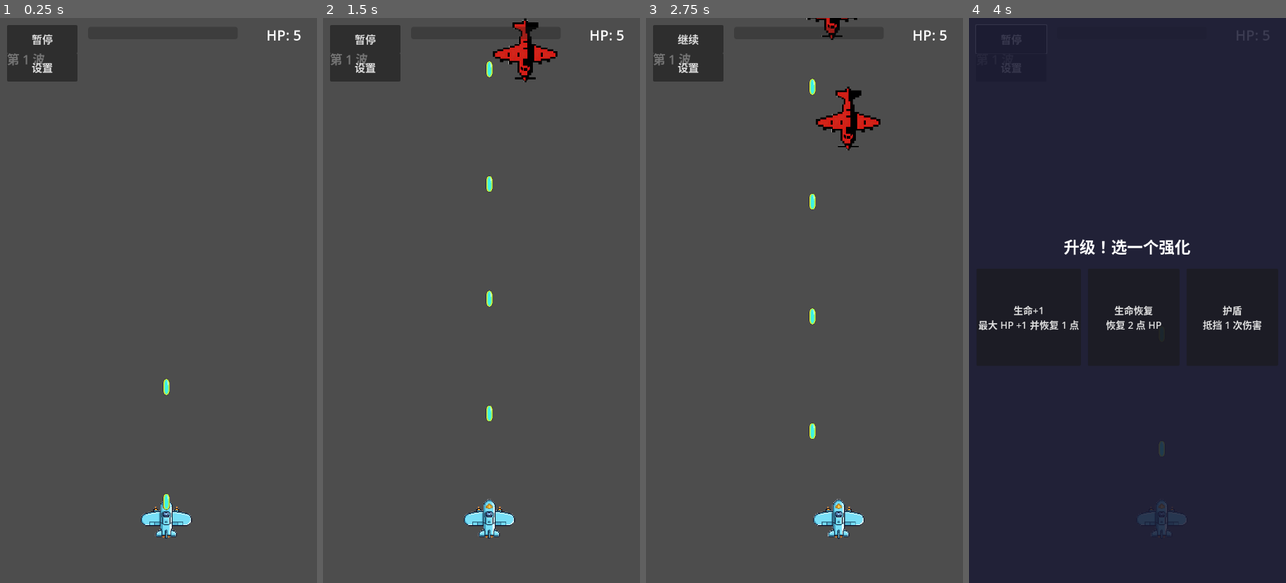
Above: before the commit, frames 1-4 (left to right).
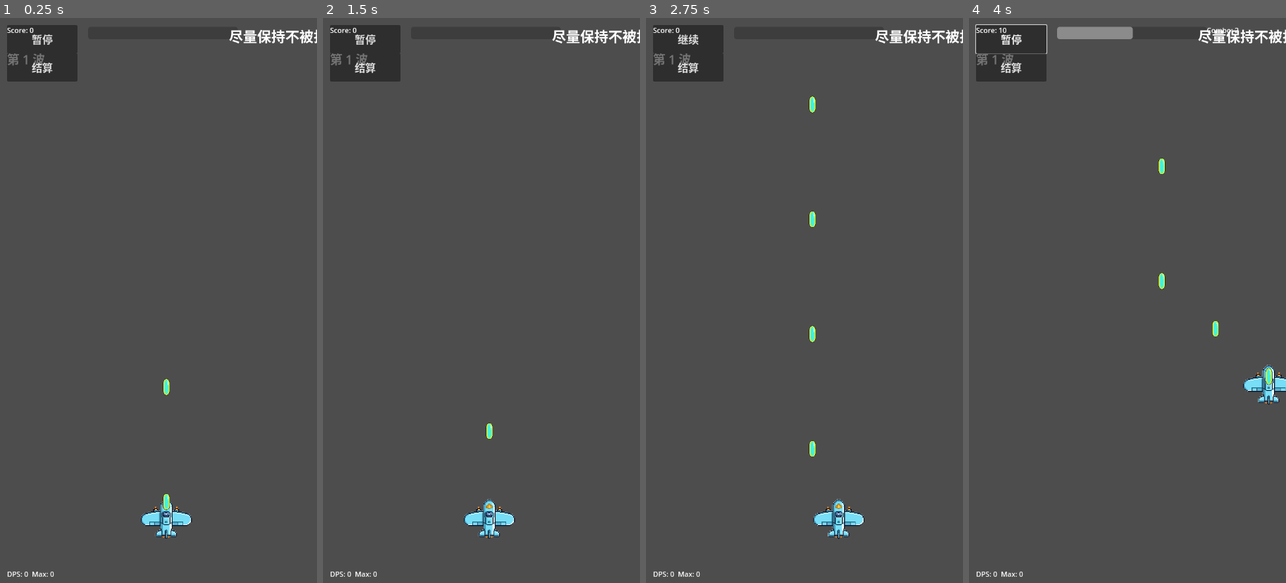
Above: after the commit, the same moments.

Repository: qingzhixing/plane-war
Game: Godot game, scene res://scenes/Main.tscn
Two runs of this game, one before a commit and one after it. Both use one fixed random seed, a clock stepped at 60 frames per second and the inputs below. Sound files missing from this copy of the repository are replaced by a short silence.
Inputs (mouse positions are in pixels of both pictures, inside the frame that each line leads up to):
- Up to frame 1 (0.25 s): no input
- Up to frame 2 (1.5 s): click "设置" (after the commit: "结算") at 0.5 s; click (481, 317) at 1.25 s, where only the run after the commit has a clickable "重新开始"
- Up to frame 3 (2.75 s): tap Enter at 2 s; move the mouse to (874, 272) at 2.02 s; hold D from 2.03 s (still down); tap P at 2.1 s; click (874, 272) at 2.17 s
- Up to frame 4 (4 s): release D at 2.75 s; click "继续" at 2.75 s; drag from (1064, 328) to (1171, 193) at 3.52 s

The runs differ from the first frame. In frame 1, 0.6% of the frame differs, in the area x 2-100%, y 1-99%; in frame 2, 1.8%; in frame 3, 2.1%; in frame 4, 98%, in the area x 0-100%, y 0-100%.

Commit message:
🎮 UPDATE: 移除HP机制并调整战斗反馈与HUD
- 移除玩家HP条，受击不再导致Game Over，改为通过连击断掉和评分下降体现惩罚。
- 更新HUD以显示分数、连击和DPS，增加提示信息以鼓励玩家保持高连击。
- 新增主菜单按钮，调整游戏结束界面逻辑。

Made-with: Cursor

Diff:
--- a/scripts/game_over.gd
+++ b/scripts/game_over.gd
@@ -9,6 +9,7 @@
 var _label: Label
 var _continue_btn: Button
 var _restart_btn: Button
+var _main_menu_btn: Button
 
 func _ready() -> void:
 	add_to_group("game_over_ui")
@@ -32,6 +33,7 @@
 		_label = vbox.get_node_or_null("Label") as Label
 		_continue_btn = vbox.get_node_or_null("ContinueButton") as Button
 		_restart_btn = vbox.get_node_or_null("RestartButton") as Button
+		_main_menu_btn = vbox.get_node_or_null("MainMenuButton") as Button
 	else:
 		return
 
@@ -43,6 +45,8 @@
 
 	if _restart_btn != null:
 		_restart_btn.pressed.connect(_on_restart_pressed)
+	if _main_menu_btn != null:
+		_main_menu_btn.pressed.connect(_on_main_menu_pressed)
 
 func show_game_over() -> void:
 	# 更新结算信息：以评分与表现为核心
@@ -57,8 +61,9 @@
 		if lines.is_empty():
 			lines.append("Battle Summary")
 		_label.text = "\n".join(lines)
+	# 新规则下不再提供“继续游玩”
 	if _continue_btn != null:
-		_continue_btn.visible = _main != null and _main.has_method("can_continue") and _main.can_continue()
+		_continue_btn.visible = false
 	var root := get_node_or_null("Root")
 	if root is Control:
 		root.visible = true
@@ -84,3 +89,14 @@
 func _on_restart_pressed() -> void:
 	get_tree().paused = false
 	get_tree().reload_current_scene()
+
+
+func _on_main_menu_pressed() -> void:
+	get_tree().paused = false
+	var tree := get_tree()
+	if tree == null:
+		return
+	var err := tree.change_scene_to_file("res://scenes/MainMenu.tscn")
+	if err != OK:
+		# 如果主菜单场景路径不同，保底行为为重新加载当前场景
+		tree.reload_current_scene()
--- a/scripts/hud.gd
+++ b/scripts/hud.gd
@@ -4,7 +4,7 @@
 
 var _player: Node = null
 var _main: Node = null
-var _label: Label
+var _info_label: Label
 var _wave_label: Label
 var _exp_bar: ProgressBar
 var _pause_button: Button
@@ -13,26 +13,56 @@
 var _score_label: Label
 var _combo_label: Label
 var _dps_label: Label
+var _end_run_button: Button
 
 func _ready() -> void:
 	if player_path != NodePath(""):
 		_player = get_node(player_path)
 	_main = get_parent()
 
-	# HP 与护盾（同一行）
-	_label = $Root/HpLabel
-	_label.mouse_filter = Control.MOUSE_FILTER_IGNORE
+	# 顶部文本标签（原用于显示 HP，现作为提示文字使用）
+	_info_label = $Root/HpLabel
+	_info_label.mouse_filter = Control.MOUSE_FILTER_IGNORE
 
-	# 分数 / 连击 / DPS（若存在）
+	# 分数 / 连击 / DPS 标签（若场景中不存在，则在代码里创建）
 	_score_label = $Root.get_node_or_null("ScoreLabel")
-	if _score_label != null:
-		_score_label.mouse_filter = Control.MOUSE_FILTER_IGNORE
+	if _score_label == null:
+		_score_label = Label.new()
+		_score_label.name = "ScoreLabel"
+		_score_label.text = "Score: 0"
+		_score_label.anchor_left = 0.0
+		_score_label.anchor_top = 0.0
+		_score_label.anchor_right = 0.0
+		_score_label.anchor_bottom = 0.0
+		_score_label.position = Vector2(16, 16)
+		$Root.add_child(_score_label)
+	_score_label.mouse_filter = Control.MOUSE_FILTER_IGNORE
+
 	_combo_label = $Root.get_node_or_null("ComboLabel")
-	if _combo_label != null:
-		_combo_label.mouse_filter = Control.MOUSE_FILTER_IGNORE
+	if _combo_label == null:
+		_combo_label = Label.new()
+		_combo_label.name = "ComboLabel"
+		_combo_label.text = ""
+		_combo_label.anchor_left = 1.0
+		_combo_label.anchor_top = 0.0
+		_combo_label.anchor_right = 1.0
+		_combo_label.anchor_bottom = 0.0
+		_combo_label.position = Vector2(-180, 16)
+		$Root.add_child(_combo_label)
+	_combo_label.mouse_filter = Control.MOUSE_FILTER_IGNORE
+
 	_dps_label = $Root.get_node_or_null("DpsLabel")
-	if _dps_label != null:
-		_dps_label.mouse_filter = Control.MOUSE_FILTER_IGNORE
+	if _dps_label == null:
+		_dps_label = Label.new()
+		_dps_label.name = "DpsLabel"
+		_dps_label.text = ""
+		_dps_label.anchor_left = 0.0
+		_dps_label.anchor_top = 1.0
+		_dps_label.anchor_right = 0.0
+		_dps_label.anchor_bottom = 1.0
+		_dps_label.position = Vector2(16, -32)
+		$Root.add_child(_dps_label)
+	_dps_label.mouse_filter = Control.MOUSE_FILTER_IGNORE
 
 	# 波次
 	_wave_label = $Root/WaveLabel
@@ -51,7 +81,13 @@
 
 	# 设置按钮：打开设置界面，但不改变当前暂停状态
 	_settings_button = $Root/SettingsButton
+	_settings_button.text = "结算"
 	_settings_button.pressed.connect(_on_settings_button_pressed)
+
+	# 提前结算按钮（可选）
+	_end_run_button = $Root.get_node_or_null("EndRunButton")
+	if _end_run_button != null:
+		_end_run_button.pressed.connect(_on_end_run_pressed)
 
 func _process(_delta: float) -> void:
 	if is_instance_valid(_main) and _main.has_method("get_exp") and _main.has_method("get_exp_to_next"):
@@ -63,36 +99,35 @@
 		if _main.has_method("is_boss_spawned") and _main.is_boss_spawned():
 			wave_text = "%s - Boss" % wave_text
 		_wave_label.text = wave_text
-	if not is_instance_valid(_player):
-		_label.text = "HP: 0"
-		return
-
-	if _player.has_method("get_hp"):
-		var hp := clampi(_player.get_hp(), 0, 99)
-		var part: String = "HP: %d" % hp
-		if _player.has_method("get_shield_count"):
-			var shield: int = _player.get_shield_count()
-			if shield > 0:
-				part += "  盾: %d" % shield
-		_label.text = part
-	else:
-		_label.text = "HP: ?"
-
 	# 分数 / 连击 / DPS HUD
 	if is_instance_valid(_main):
-		if _score_label != null and _main.has_method("get_score"):
-			var s: int = _main.get_score()
+		var s: int = 0
+		var c: int = 0
+		var cur: float = 0.0
+		var max_val: float = 0.0
+
+		if _main.has_method("get_score"):
+			s = _main.get_score()
+		if _main.has_method("get_combo"):
+			c = _main.get_combo()
+		if _main.has_method("get_current_dps"):
+			cur = _main.get_current_dps()
+		if _main.has_method("get_max_dps"):
+			max_val = _main.get_max_dps()
+
+		if _score_label != null:
 			_score_label.text = "Score: %d" % s
-		if _combo_label != null and _main.has_method("get_combo"):
-			var c: int = _main.get_combo()
+		if _combo_label != null:
 			if c > 0:
 				_combo_label.text = "Combo: %d" % c
 			else:
 				_combo_label.text = ""
-		if _dps_label != null and _main.has_method("get_current_dps") and _main.has_method("get_max_dps"):
-			var cur: float = _main.get_current_dps()
-			var max_val: float = _main.get_max_dps()
+		if _dps_label != null:
 			_dps_label.text = "DPS: %.0f  Max: %.0f" % [cur, max_val]
+
+		# 提示文本：简单提示“不要被打中”
+		if _info_label != null:
+			_info_label.text = "尽量保持不被打中以维持连击和高分"
 
 
 func _unhandled_input(event: InputEvent) -> void:
@@ -110,11 +145,13 @@
 
 
 func _on_settings_button_pressed() -> void:
-	if not is_instance_valid(_main):
-		return
-	var settings := _main.get_node_or_null("SettingsUI")
-	if settings != null and settings.has_method("show_settings"):
-		settings.show_settings()
+	_on_end_run_pressed()
+
+
+func _on_end_run_pressed() -> void:
+	var game_over := get_tree().get_first_node_in_group("game_over_ui")
+	if game_over != null and game_over.has_method("show_game_over"):
+		game_over.show_game_over()
 
 
 func _update_pause_button_text() -> void:
--- a/scripts/player.gd
+++ b/scripts/player.gd
@@ -1,21 +1,16 @@
 extends CharacterBody2D
-
-signal died
 
 @export var move_speed: float = 600.0
 @export var keyboard_speed_multiplier: float = 1.5
 @export var fire_interval: float = 0.2
 @export var bullet_scene: PackedScene
-@export var max_hp: int = 5
 
 var _fire_timer: float = 0.0
 var _has_pointer: bool = false
 var _pointer_pos: Vector2
 var _last_pointer_pos: Vector2
-var _hp: int
 var _invincible_timer: float = 0.0
 var bullet_damage: int = 1
-var _shield_count: int = 0
 var _hit_invincibility_duration: float = 0.5
 var _bullet_count: int = 1
 const _max_bullet_count: int = 6
@@ -24,7 +19,6 @@
 
 func _ready() -> void:
 	Input.set_mouse_mode(Input.MOUSE_MODE_VISIBLE)
-	_hp = max_hp
 	add_to_group("player")
 	if bullet_scene == null and _fallback_bullet_scene != null:
 		bullet_scene = _fallback_bullet_scene
@@ -110,24 +104,11 @@
 			bullet.set_direction(dir)
 		scene.add_child(bullet)
 
-func apply_damage(amount: int) -> void:
+func apply_damage(_amount: int) -> void:
 	if _invincible_timer > 0.0:
 		return
-	if _shield_count > 0:
-		_shield_count -= 1
-		get_tree().call_group("battle_stats_manager", "on_player_hit")
-		return
-	_hp -= amount
 	_invincible_timer = _hit_invincibility_duration
-	if _hp <= 0:
-		_hp = 0
 	get_tree().call_group("battle_stats_manager", "on_player_hit")
-
-func get_hp() -> int:
-	return _hp
-
-func get_max_hp() -> int:
-	return max_hp
 
 func get_bullet_count() -> int:
 	return _bullet_count
@@ -135,14 +116,8 @@
 func get_max_bullet_count() -> int:
 	return _max_bullet_count
 
-func get_shield_count() -> int:
-	return _shield_count
-
 func release_pointer() -> void:
 	_has_pointer = false
-
-func set_heal(amount: int) -> void:
-	_hp = clampi(amount, 0, max_hp)
 
 func set_invincible(seconds: float) -> void:
 	_invincible_timer = seconds
@@ -153,14 +128,7 @@
 			fire_interval *= 0.85
 		"damage":
 			bullet_damage += 1
-		"max_hp":
-			max_hp += 1
-			_hp = mini(_hp + 1, max_hp)
 		"multi_shot":
 			_bullet_count = mini(_bullet_count + 1, _max_bullet_count)
-		"shield":
-			_shield_count += 1
 		"hit_invincibility":
 			_hit_invincibility_duration += 0.3
-		"heal":
-			set_heal(_hp + 2)
--- a/scripts/upgrade_ui.gd
+++ b/scripts/upgrade_ui.gd
@@ -3,19 +3,14 @@
 const UPGRADES: Array[Dictionary] = [
 	{"id": "fire_rate", "name": "射速提升", "desc": "射击间隔缩短 15%"},
 	{"id": "damage", "name": "伤害+1", "desc": "子弹伤害 +1"},
-	{"id": "max_hp", "name": "生命+1", "desc": "最大 HP +1 并恢复 1 点"},
 	{"id": "multi_shot", "name": "弹数+1", "desc": "每次射击多 1 发，角度分散"},
-	{"id": "shield", "name": "护盾", "desc": "抵挡 1 次伤害"},
 	{"id": "hit_invincibility", "name": "受击无敌延长", "desc": "受击后无敌时间 +0.3 秒"},
 	{"id": "exp_up", "name": "经验加成", "desc": "获得经验 +20%"},
-	{"id": "heal", "name": "生命恢复", "desc": "恢复 2 点 HP"},
 	{"id": "fire_rate", "name": "射速提升", "desc": "射击间隔缩短 15%"},
 	{"id": "damage", "name": "伤害+1", "desc": "子弹伤害 +1"},
-	{"id": "max_hp", "name": "生命+1", "desc": "最大 HP +1 并恢复 1 点"},
 	{"id": "multi_shot", "name": "弹数+1", "desc": "每次射击多 1 发，角度分散"},
-	{"id": "shield", "name": "护盾", "desc": "抵挡 1 次伤害"},
+	{"id": "hit_invincibility", "name": "受击无敌延长", "desc": "受击后无敌时间 +0.3 秒"},
 	{"id": "exp_up", "name": "经验加成", "desc": "获得经验 +20%"},
-	{"id": "heal", "name": "生命恢复", "desc": "恢复 2 点 HP"},
 ]
 
 var _root: Control
Not shown, changed: docs/gdd/GDD.md
